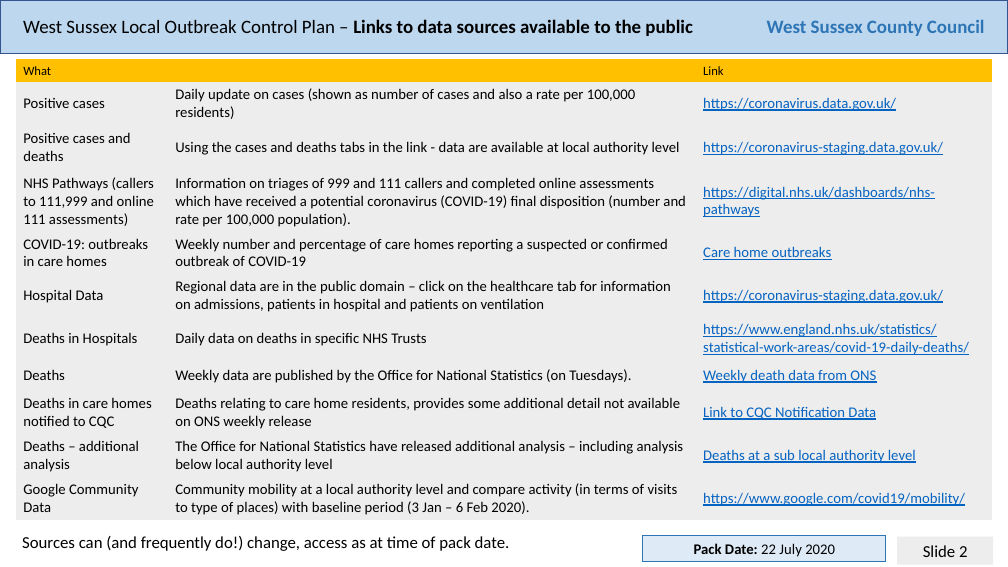
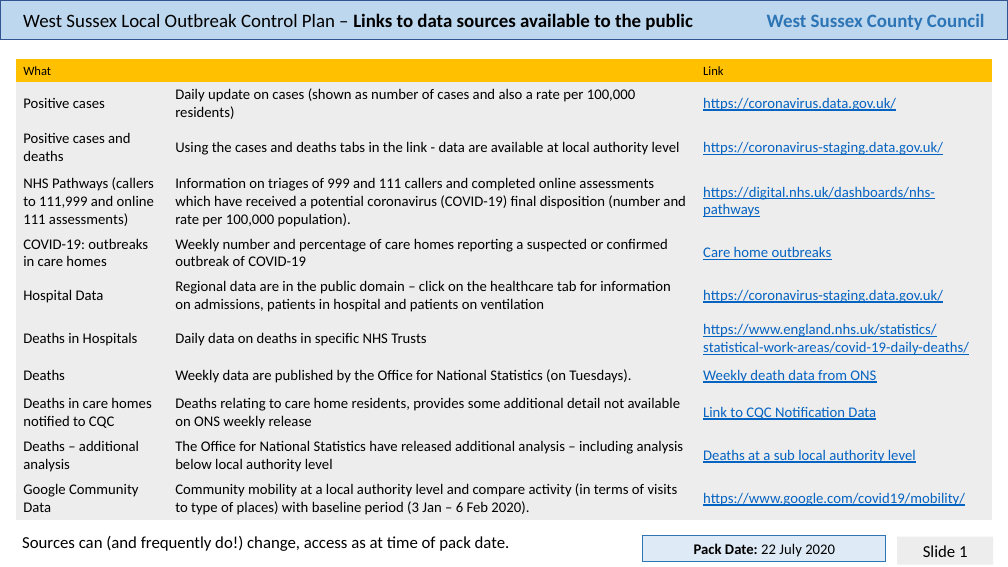
Before and after one commit to psychty/wsx_covid_datapack_public, a slide deck: slide 1 of West Sussex C19 weekly datapack template.pptx (slide 2 before the commit). Drawn at 1008x567 pixels with LibreOffice and Linux fonts; fonts in the diff are those of the drawing. Boxes give left, top, right and bottom in pixels: in the first picture for what was removed or moved away, otherwise in the second. Text is boxed around its words. In the diff, an @@ line names an element or a change of style, - is before the commit and + after.

```diff
--- a/West Sussex C19 weekly datapack template.pptx
+++ b/West Sussex C19 weekly datapack template.pptx
@@ rectangle: place and size @@
-rectangle at box(0, 0, 1008, 53)
+rectangle at box(0, 0, 1008, 39)
@@ text "West Sussex Local Outbreak Control ...": place and size @@
-text "West Sussex Local Outbreak Control ..." at box(23, 19, 693, 36)
+text "West Sussex Local Outbreak Control ..." at box(23, 13, 693, 30)
@@ text "West Sussex County Council": place and size @@
-text "West Sussex County Council" at box(767, 20, 985, 36)
+text "West Sussex County Council" at box(767, 14, 985, 30)
@@ page number at box(923, 545, 967, 557): text changed @@
-Slide 2
+Slide 1
```
Also in this commit, not shown: 1 slide removed, 32 other files.
